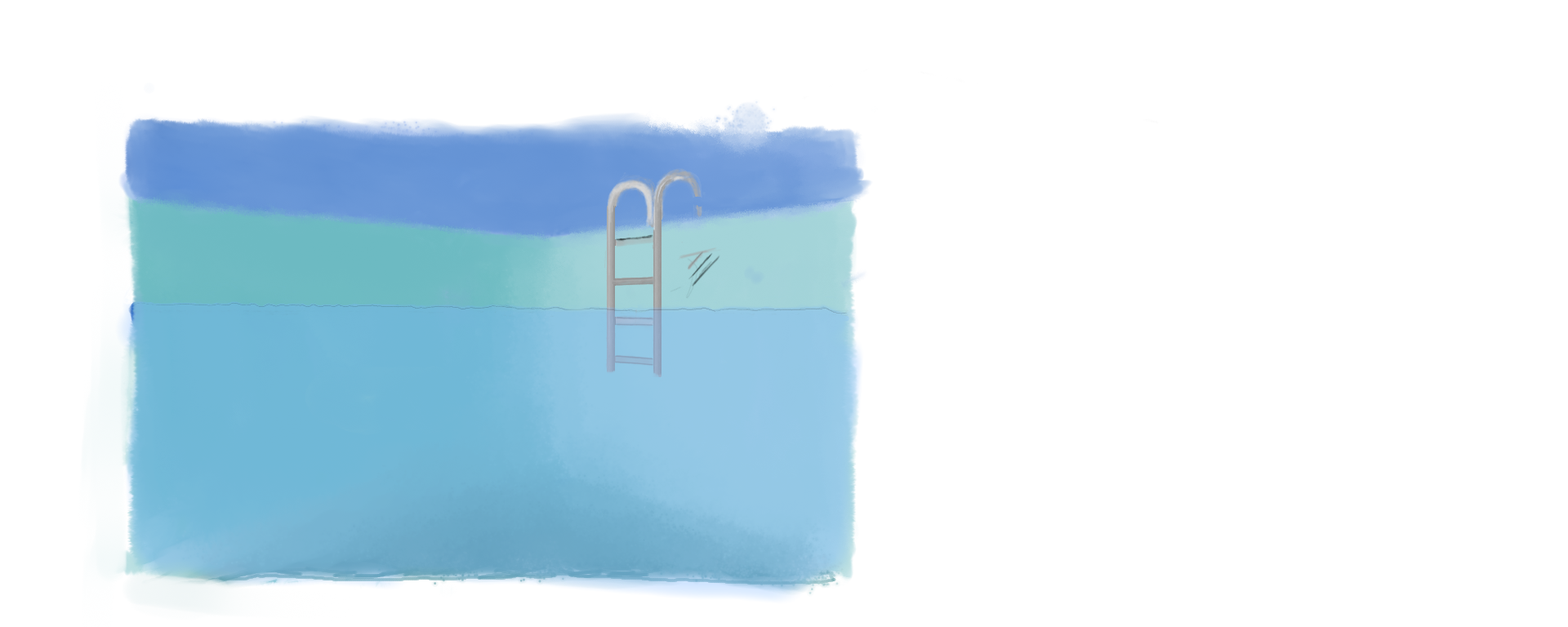
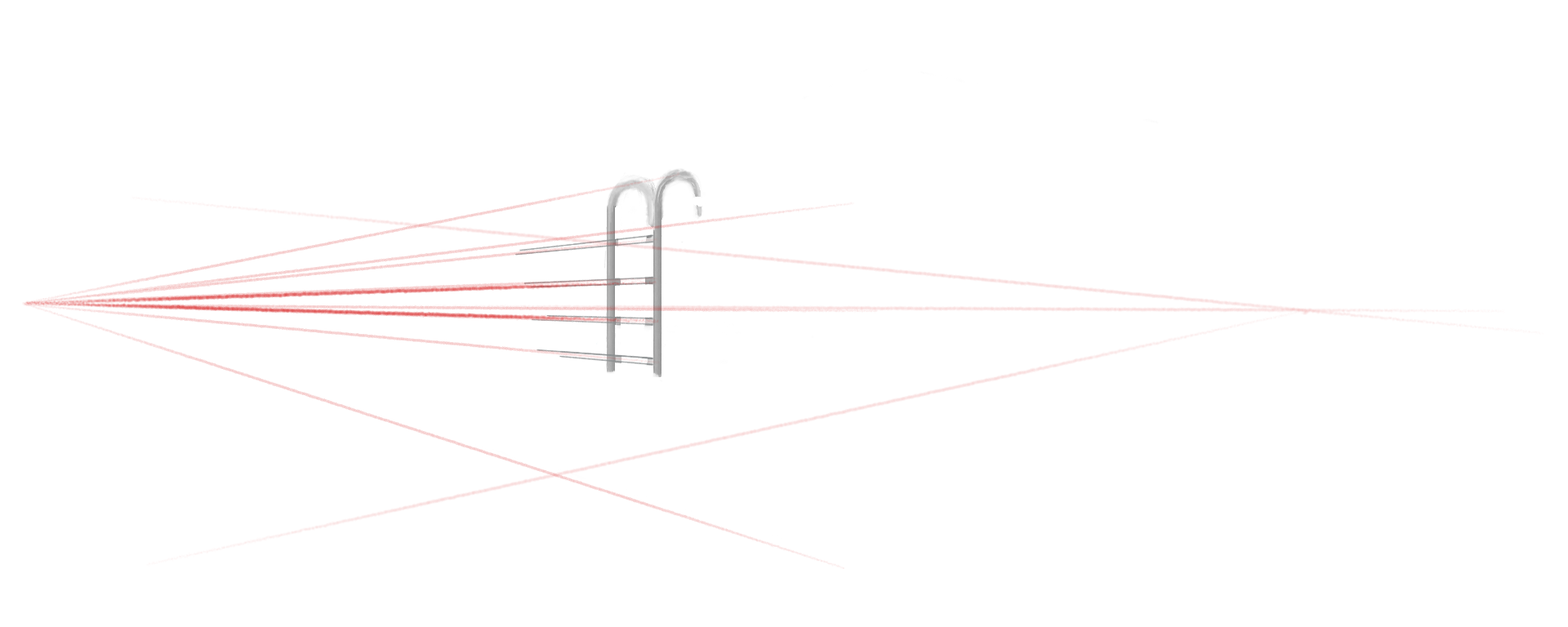
Layered file, before and after one edit (1568px x 627px). Changes by layer:
hid "Water", painted on it over [115, 170, 865, 605]
showed "Perspective", painted on it over [22, 171, 1544, 570]
added layer "ladderbars" above "ladder" over [513, 234, 655, 366]
painted on "ladder" over [291, 99, 1159, 539]
hid "Pool" over [52, 82, 889, 620]
